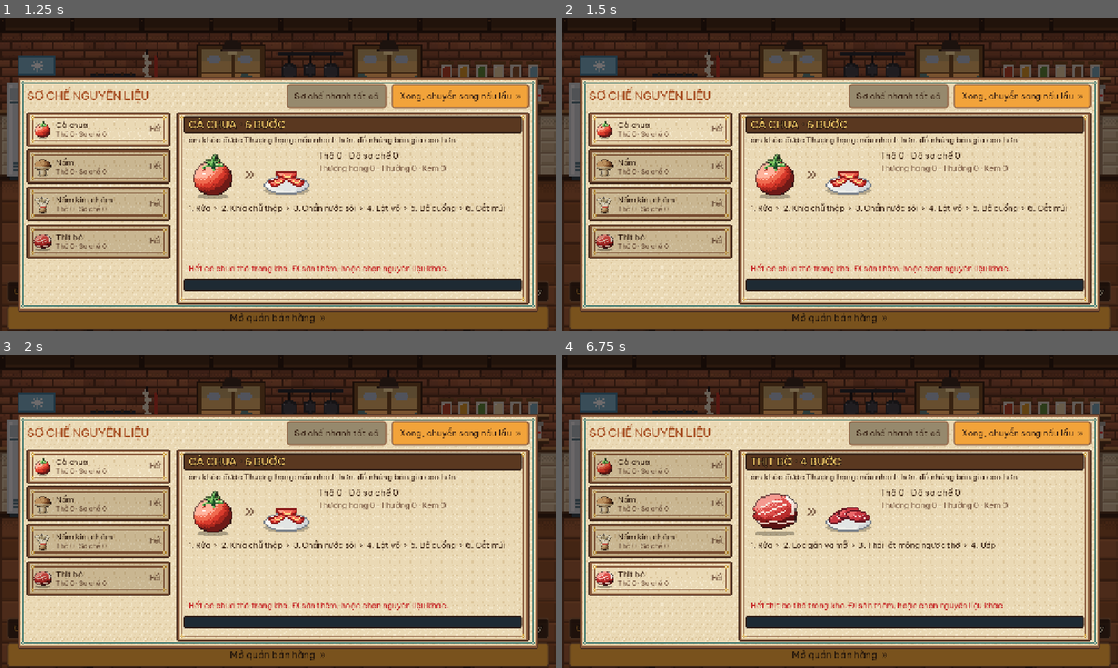
Above: before the commit, frames 1-4 (two rows, left to right).
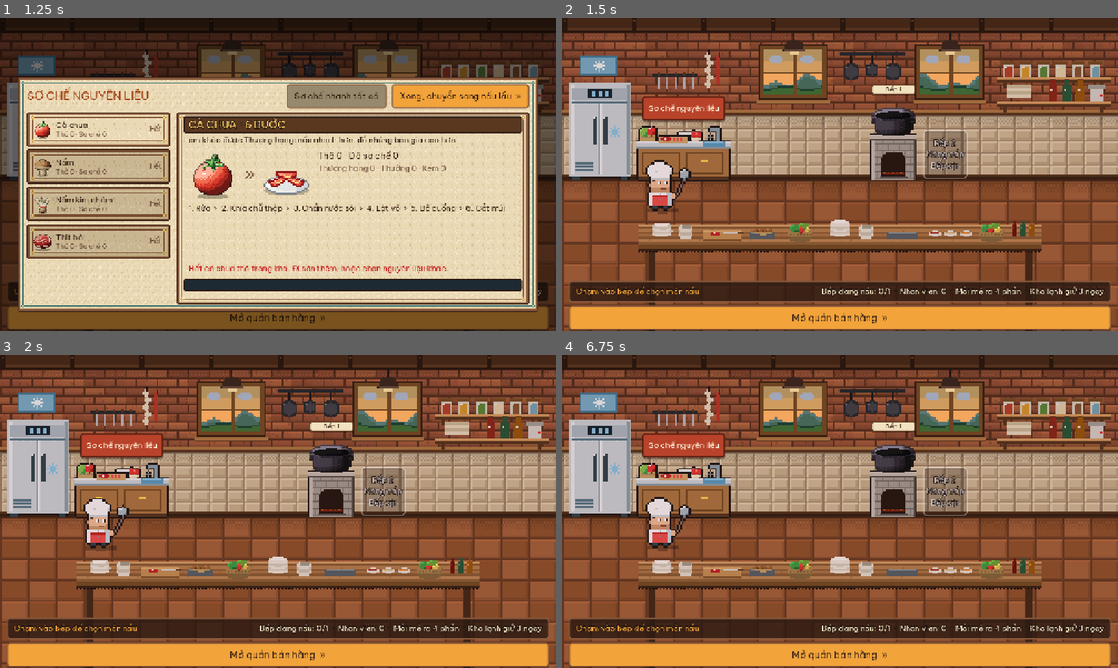
Above: after the commit, the same moments.

Repository: Znoywho/HotPot_SUNSUT
Game: Godot game, scene res://scenes/cook/cook_phase.tscn
Two runs of this game, one before a commit and one after it. Both use one fixed random seed, a clock stepped at 60 frames per second and the inputs below. This scene is started directly instead of the project's main scene.
Inputs (mouse positions are in pixels of both pictures, inside the frame that each line leads up to):
- Up to frame 1 (1.25 s): click "Sơ chế nguyên liệu" at 0.5 s
- Up to frame 2 (1.5 s): click "Mở quán bán hàng »" at 1.25 s
- Up to frame 3 (2 s): no input
- Up to frame 4 (6.75 s): click (1023, 433) at 2 s, where only the run before the commit has a clickable "Xong, chuyển sang nấu lẩu »"; click "Sơ chế nguyên liệu" at 2.75 s; click (662, 467) at 3.52 s; click (662, 505) at 4.27 s; click (662, 539) at 5.02 s; click (662, 577) at 5.77 s; click "Mở quán bán hàng »" at 6.5 s

Frame 1 is identical in both runs. In frame 2, 96% of the frame differs, in the area x 0-100%, y 0-100%; in frame 3, 96%; in frame 4, 96%.

Commit message:
[Cần Tuấn xem] Bếp: ESC / bấm ra ngoài đóng bảng sơ chế, bảng chọn món, hộp hỏi rời bếp (handle_back)

Diff:
--- a/scenes/cook/cook_phase.gd
+++ b/scenes/cook/cook_phase.gd
@@ -44,6 +44,7 @@
 var _cards: Dictionary = {} ## broth id -> {button: Button, chips: Dictionary(id -> Label), sub: Label}
 var _info: Label
 var _menu: PanelContainer
+var _leave_layer: Control ## Hộp hỏi "Còn nồi chưa chín" đang mở (ESC đóng được).
 var _menu_title: Label
 var _menu_slot: StoveSlot = null
 var _timer_label: Label
@@ -642,11 +643,39 @@
 			slot.clear()
 
 
+## ESC / nút Back (menu tạm dừng gọi): đóng bảng đang mở trên cùng, quay về bếp.
+## Thứ tự: hộp hỏi "Còn nồi chưa chín" > bảng Kho > bảng sơ chế > bảng chọn món. Không có gì mở thì trả về false.
+func handle_back() -> bool:
+	if is_instance_valid(_leave_layer) and not _leave_layer.is_queued_for_deletion():
+		_leave_layer.queue_free()
+		return true
+	for child in get_children():
+		if child is StoragePopup and not child.is_queued_for_deletion():
+			child.queue_free()
+			return true
+	if _prep_panel != null:
+		_prep_panel.close_panel()
+		return true
+	if _menu.visible:
+		_close_menu()
+		return true
+	return false
+
+
+## Bấm ra khoảng trống thì đóng bảng chọn món. Màn bếp là lớp nhận chạm dưới cùng: chạm nào rơi xuống tới đây
+## là chạm vào chỗ không có nút / bếp / tủ lạnh nào.
+func _gui_input(event: InputEvent) -> void:
+	var mb := event as InputEventMouseButton
+	if mb != null and mb.pressed and mb.button_index == MOUSE_BUTTON_LEFT and _menu.visible:
+		_close_menu()
+
+
 func _confirm_leave(count: int) -> void:
 	var layer := Control.new()
 	layer.set_anchors_and_offsets_preset(PRESET_FULL_RECT)
 	layer.mouse_filter = MOUSE_FILTER_STOP
 	add_child(layer)
+	_leave_layer = layer
 	var dim := ColorRect.new()
 	dim.color = Color(0, 0, 0, 0.5)
 	dim.set_anchors_and_offsets_preset(PRESET_FULL_RECT)
--- a/scenes/cook/prep_panel.gd
+++ b/scenes/cook/prep_panel.gd
@@ -59,6 +59,10 @@
 	dim.color = Color(0, 0, 0, 0.5)
 	dim.set_anchors_and_offsets_preset(PRESET_FULL_RECT)
 	add_child(dim)
+	# Bấm ra khoảng tối ngoài khung thì đóng bảng, về bếp (giống ESC).
+	dim.gui_input.connect(func(e: InputEvent) -> void:
+		if e is InputEventMouseButton and e.pressed and e.button_index == MOUSE_BUTTON_LEFT:
+			close_panel())
 
 	var panel := PanelContainer.new()
 	panel.add_theme_stylebox_override("panel", HuntUI.paper_style("paper_panel", 8, Vector2(22, 16)))
